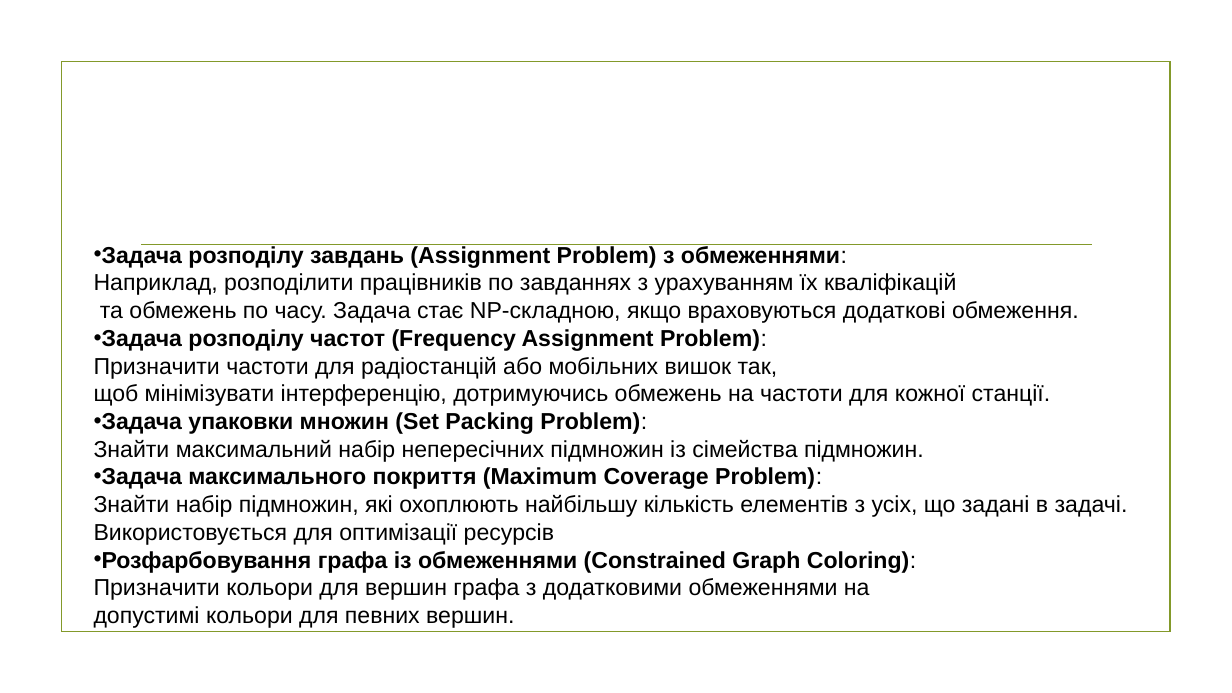
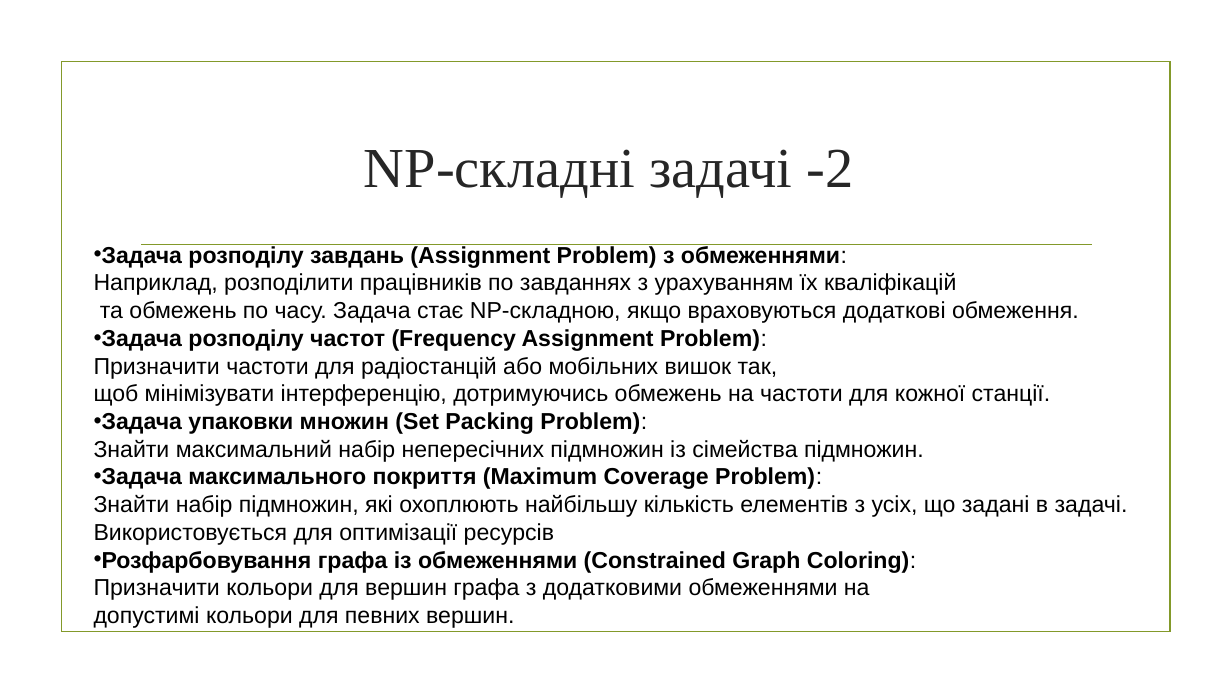
Before and after one commit to mecchmatProjects/Facultative, a slide deck: slide 47 of Lect2.pptx. Drawn at 1232x693 pixels with LibreOffice and Linux fonts; fonts in the diff are those of the drawing; background and template pictures are left out. Boxes give left, top, right and bottom in pixels: in the first picture for what was removed or moved away, otherwise in the second. Text is boxed around its words. In the diff, an @@ line names an element or a change of style, - is before the commit and + after.

```diff
--- a/Lect2.pptx
+++ b/Lect2.pptx
@@ title added at [364, 149, 854, 198], 44 pt, text #262626 @@
+NP-складні задачі -2
```
Also in this commit, not shown: 5 other slides changed, 15 other files.
